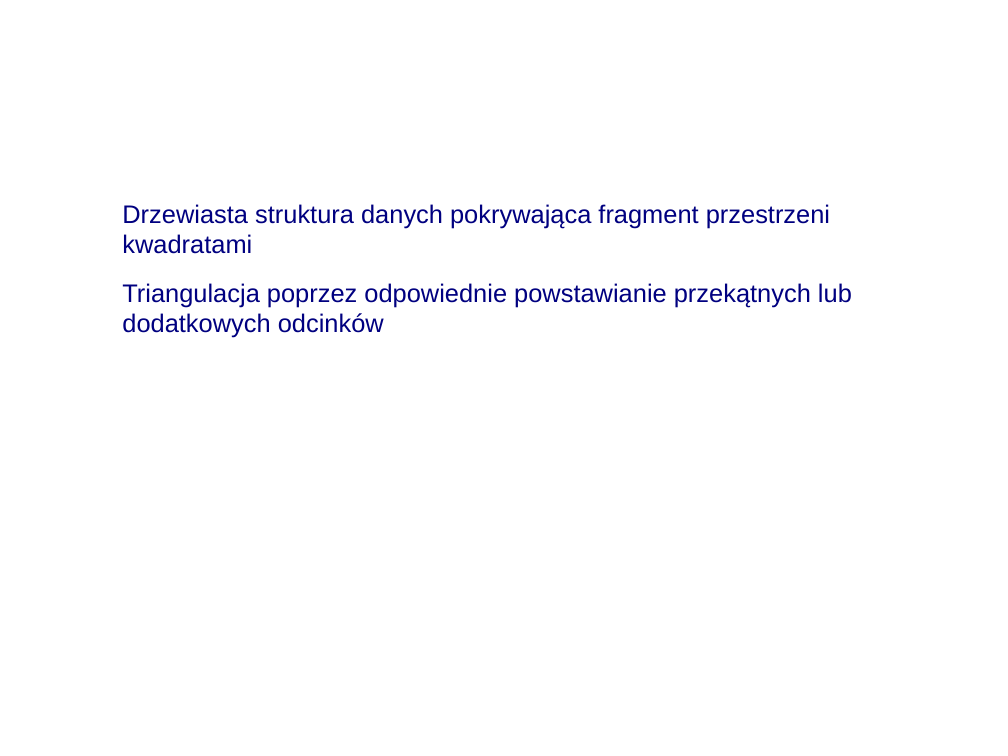
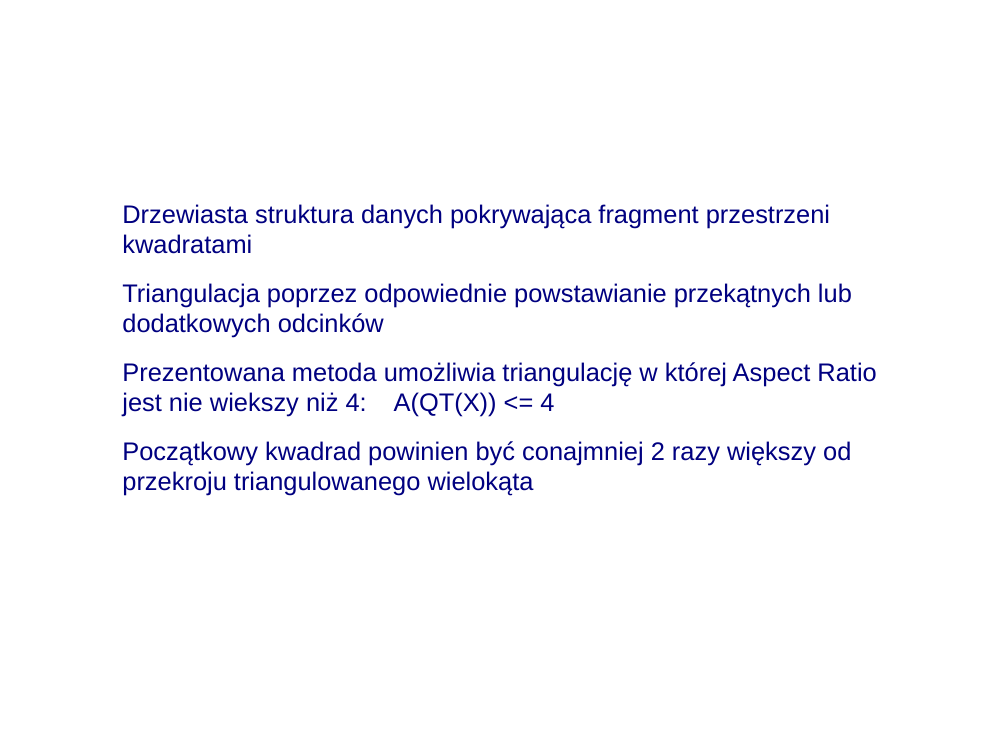
Before and after one commit to mpasko/geometry, a slide deck: slide 3 of presentation.odp. Drawn at 1008x756 pixels with LibreOffice and Linux fonts; fonts in the diff are those of the drawing; background and template pictures are left out. Boxes give left, top, right and bottom in pixels: in the first picture for what was removed or moved away, otherwise in the second. Text is boxed around its words. In the diff, an @@ line names an element or a change of style, - is before the commit and + after.

```diff
--- a/presentation.odp
+++ b/presentation.odp
@@ text at [122,362,876,496]: paragraphs added @@
+● Prezentowana metoda umożliwia triangulację w której Aspect Ratio jest nie wiekszy niż 4: A(QT(X)) <= 4
+● Początkowy kwadrad powinien być conajmniej 2 razy większy od przekroju triangulowanego wielokąta
```
Also in this commit, not shown: 2 other slides changed, 11 slides added, 6 other files.
